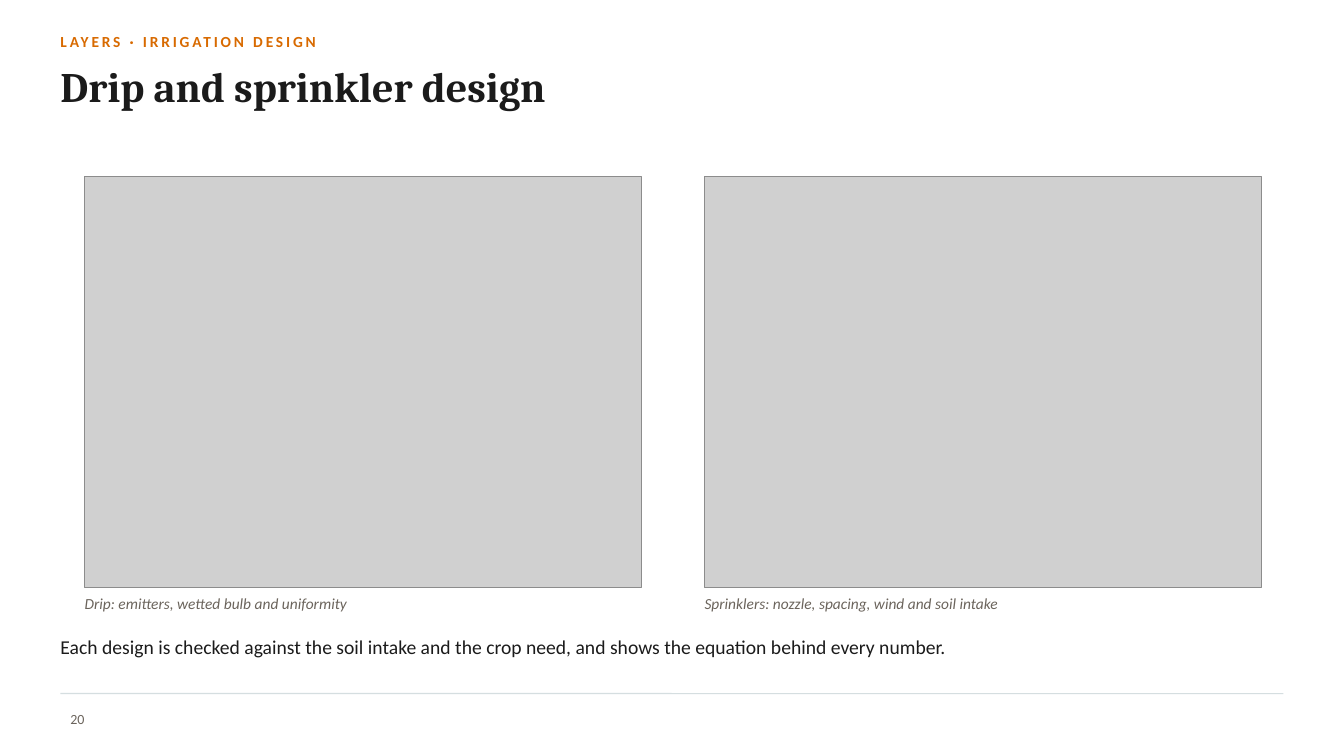
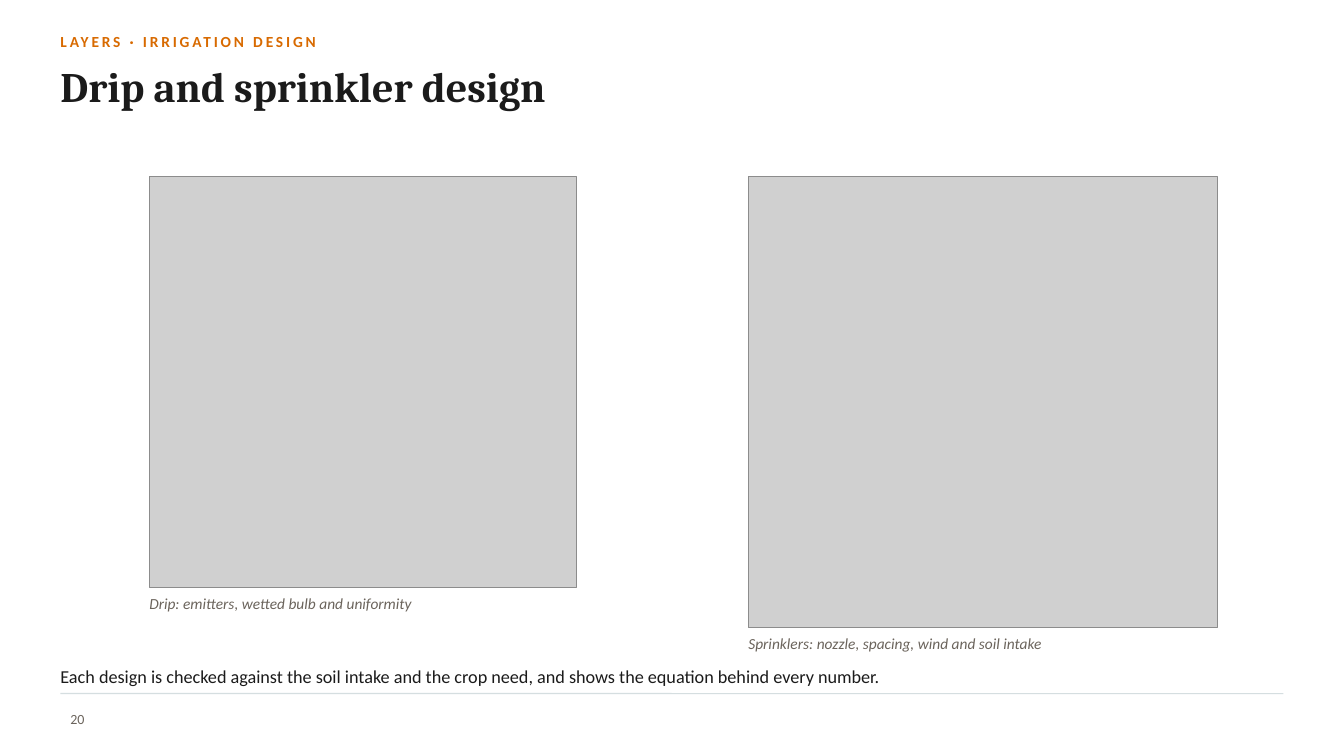
Before and after one commit to halilunaziru73-creator/Coupled-Water-Fluxes-Pore-Scale-Dynamics-Precision-Irrigation-Mulching-Feedback-Loops, a slide deck: slide 20 of Manuscripts/pdf/Supplementary/SWAFL_Presentation.pptx. Drawn at 1344x756 pixels with LibreOffice and Linux fonts; fonts in the diff are those of the drawing; grey boxes stand for pictures; background and template pictures are left out. Boxes give left, top, right and bottom in pixels: in the first picture for what was removed or moved away, otherwise in the second. Text is boxed around its words. In the diff, an @@ line names an element or a change of style, - is before the commit and + after.

Commit message:
Presentation: sharper double-resolution screenshots, larger figures

```diff
--- a/Manuscripts/pdf/Supplementary/SWAFL_Presentation.pptx
+++ b/Manuscripts/pdf/Supplementary/SWAFL_Presentation.pptx
@@ picture: place and size @@
-picture at box(85, 176, 641, 588)
+picture at box(149, 176, 577, 588)
@@ picture: place and size @@
-picture at box(705, 176, 1261, 588)
+picture at box(748, 176, 1217, 628)
@@ text "Drip: emitters, wetted bulb and ...": place and size @@
-text "Drip: emitters, wetted bulb and ..." at box(85, 598, 347, 612)
+text "Drip: emitters, wetted bulb and ..." at box(149, 598, 412, 612)
@@ text "Sprinklers: nozzle, spacing, wind and ...": place and size @@
-text "Sprinklers: nozzle, spacing, wind and ..." at box(705, 598, 998, 612)
+text "Sprinklers: nozzle, spacing, wind and ..." at box(748, 638, 1041, 652)
@@ text "Each design is checked against ...": place and size @@
-text "Each design is checked against ..." at box(60, 640, 945, 658)
+text "Each design is checked against ..." at box(60, 670, 879, 686)
@@ text "Each design is checked against ..." at box(60, 670, 879, 686): size 14 to 13 pt @@
```
Also in this commit, not shown: 11 other slides changed.
